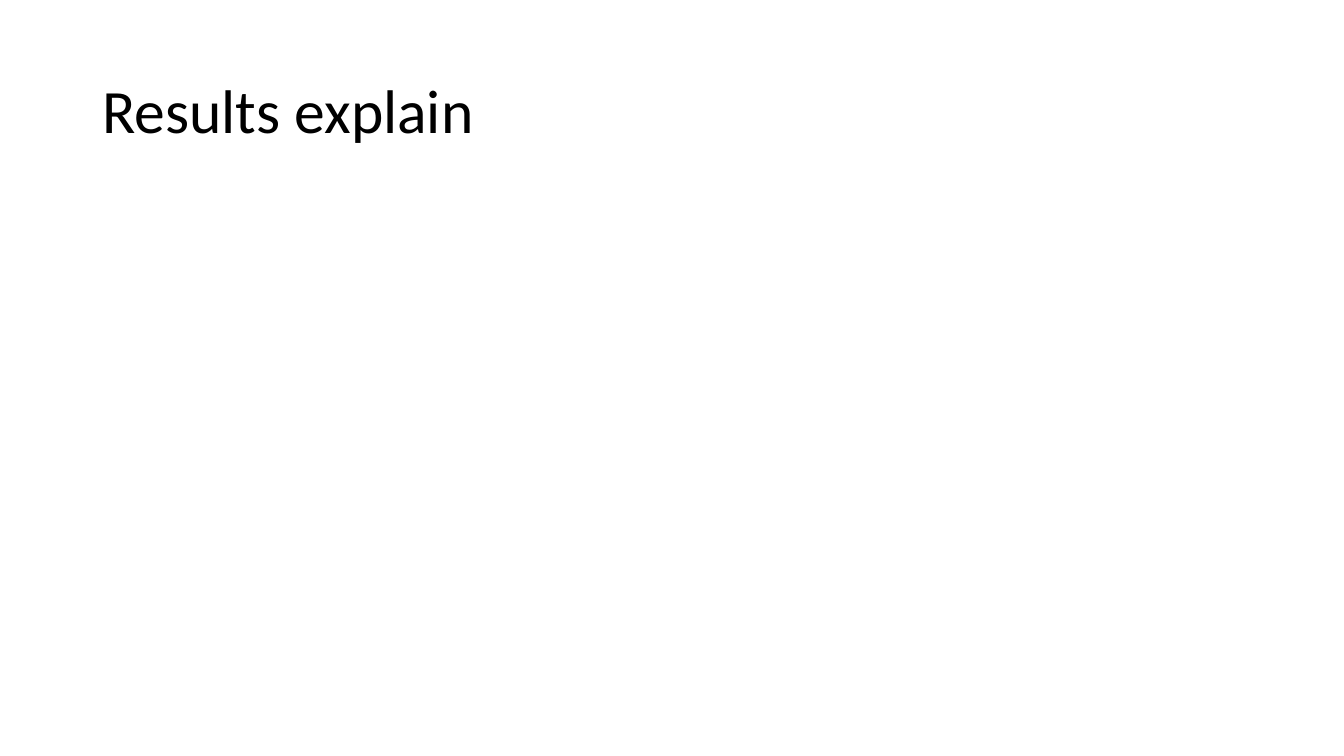
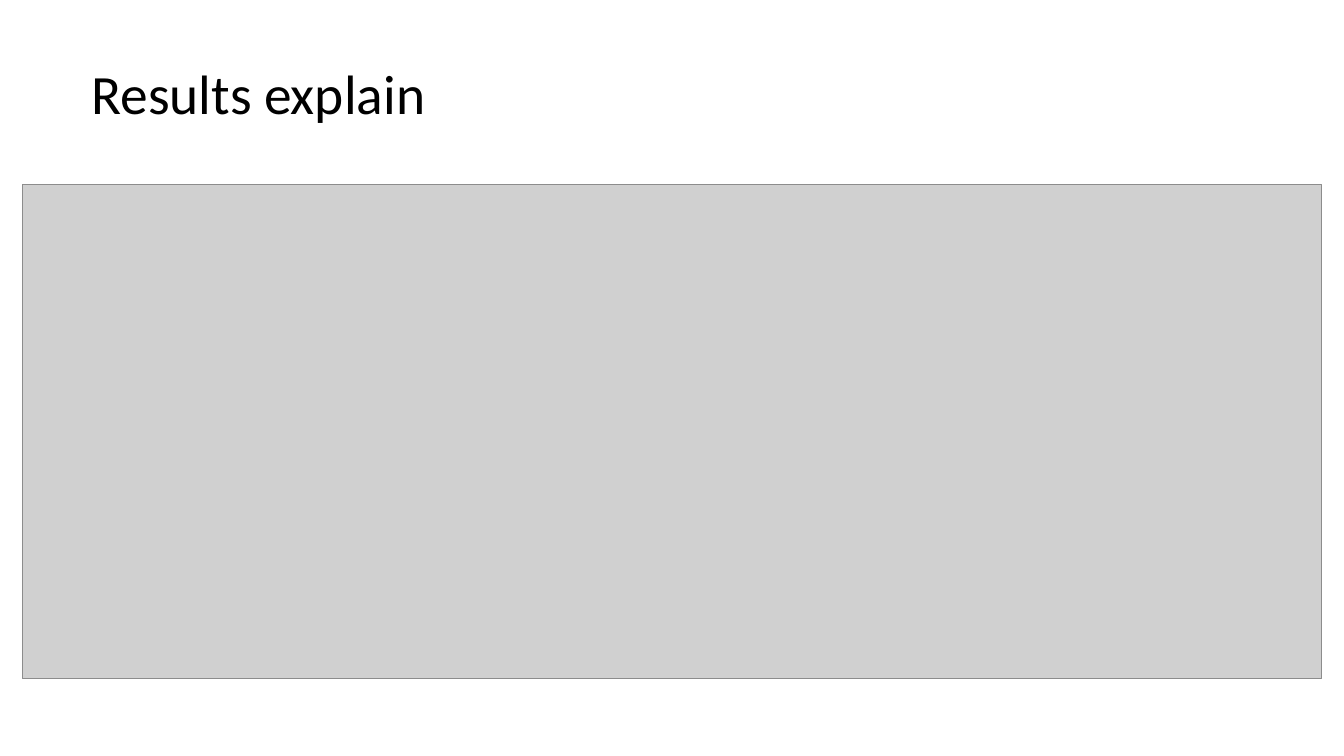
Before and after one commit to UlugbekSalaev/MatchingLetterGame, a slide deck: slide 14 of Presentation.pptx (slide 10 before the commit). Drawn at 1344x756 pixels with LibreOffice and Linux fonts; fonts in the diff are those of the drawing; grey boxes stand for pictures. Boxes give left, top, right and bottom in pixels: in the first picture for what was removed or moved away, otherwise in the second. Text is boxed around its words. In the diff, an @@ line names an element or a change of style, - is before the commit and + after.

```diff
--- a/Presentation.pptx
+++ b/Presentation.pptx
@@ title "Results explain": place and size @@
-title "Results explain" at (102, 90, 474, 143)
+title "Results explain" at (91, 75, 425, 123)
@@ title "Results explain" at (91, 75, 425, 123): size 44 to 39.6 pt @@
@@ picture added at (22, 185, 1322, 680) @@
```
Also in this commit, not shown: 4 other slides changed, 6 slides added, 3 slides removed, 4 other files.
